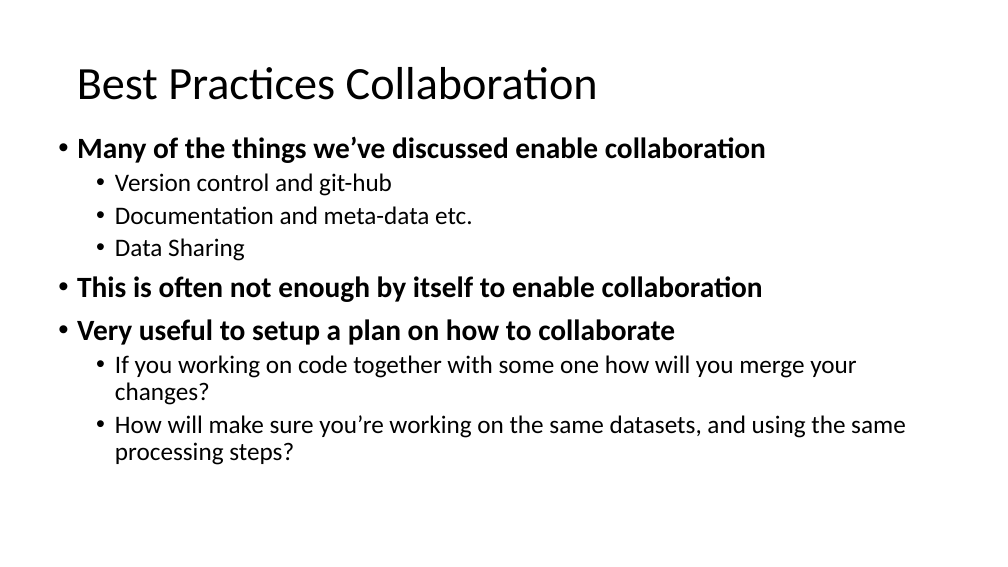
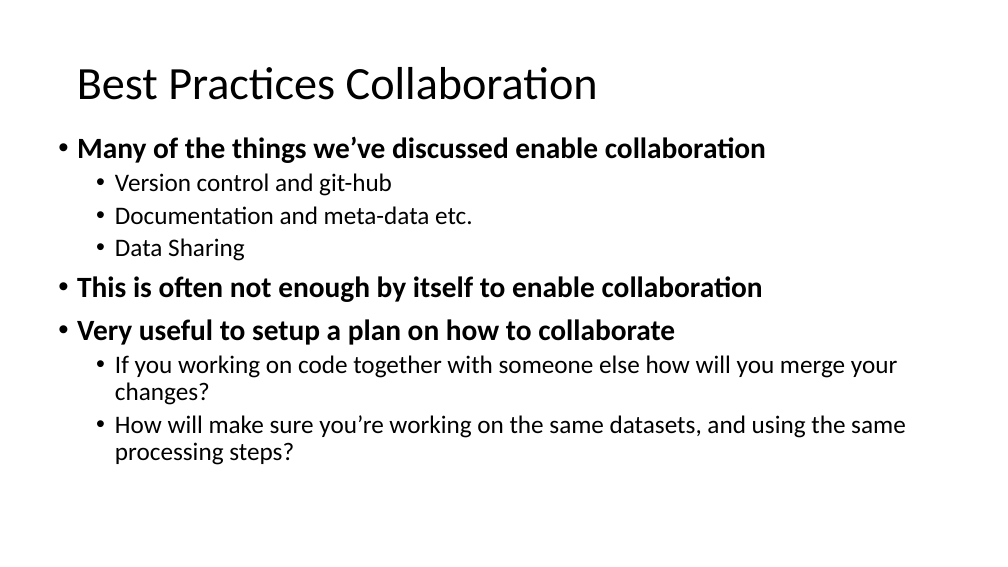
Before and after one commit to UO-Data-Science/NetNeuro2024, a slide deck: slide 30 of docs/slides/Good_Data_Practices.pptx. Drawn at 1008x567 pixels with LibreOffice and Linux fonts; fonts in the diff are those of the drawing. Boxes give left, top, right and bottom in pixels: in the first picture for what was removed or moved away, otherwise in the second. Text is boxed around its words. In the diff, an @@ line names an element or a change of style, - is before the commit and + after.

Commit message:
Update Git Slides

```diff
--- a/docs/slides/Good_Data_Practices.pptx
+++ b/docs/slides/Good_Data_Practices.pptx
@@ text at (115, 355, 897, 405): text changed @@
-  • If you working on code together with some one how will you merge your changes?
+  • If you working on code together with someone else how will you merge your changes?
```
Also in this commit, not shown: 12 other slides changed, 1 slide added.
